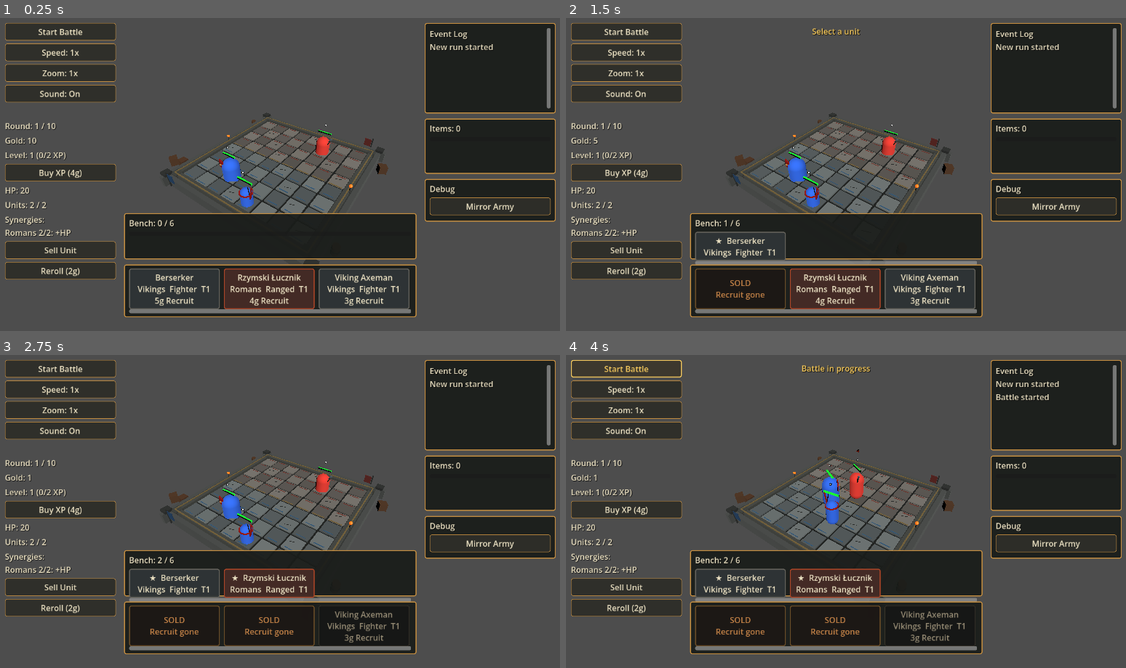
Above: before the commit, frames 1-4 (two rows, left to right).
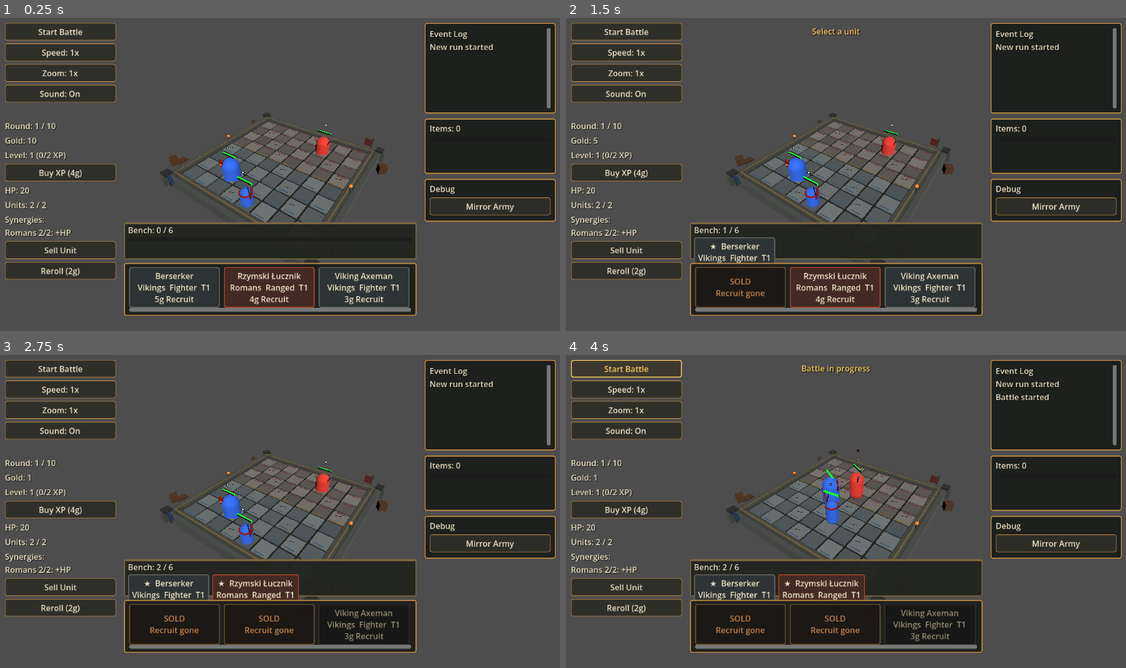
Above: after the commit, the same moments.

Repository: janmgryka-bit/warmarket
Game: Godot game, scene res://scenes/Main.tscn
Same seed, same stepped clock (60 frames per second), same inputs: the game is played once before the commit and once after it.
Inputs:
- Up to frame 1 (0.25 s): no input
- Up to frame 2 (1.5 s): click "Sell Unit" at 0.5 s; click "Berserker Vikings Fighter T1 …" at 1.25 s
- Up to frame 3 (2.75 s): click "Rzymski Łucznik Romans Ranged…" at 2 s
- Up to frame 4 (4 s): click "Start Battle" at 2.75 s; click "Start Battle" at 3.5 s

The runs differ from the first frame. In frame 1, 5.4% of the frame differs, in the area x 22-75%, y 62-96%; in frame 2, 5.9%; in frame 3, 6.6%; in frame 4, 6.6%.

Commit message:
Tighten integrated bench presentation

Diff:
--- a/godot_project/war-market/scenes/Main.tscn
+++ b/godot_project/war-market/scenes/Main.tscn
@@ -329,26 +329,26 @@
 
 [node name="BottomArea" type="VBoxContainer" parent="UI/MainLayout/RootColumns/CenterArea"]
 layout_mode = 2
-custom_minimum_size = Vector2(0, 210)
-theme_override_constants/separation = 10
+custom_minimum_size = Vector2(0, 192)
+theme_override_constants/separation = 7
 mouse_filter = 2
 
 [node name="BenchPanel" type="Panel" parent="UI/MainLayout/RootColumns/CenterArea/BottomArea" unique_id=2100000001]
 layout_mode = 2
-custom_minimum_size = Vector2(0, 92)
+custom_minimum_size = Vector2(0, 74)
 
 [node name="BenchMargin" type="MarginContainer" parent="UI/MainLayout/RootColumns/CenterArea/BottomArea/BenchPanel"]
 anchors_preset = 15
 anchor_right = 1.0
 anchor_bottom = 1.0
-offset_left = 10.0
-offset_top = 8.0
-offset_right = -10.0
-offset_bottom = -8.0
+offset_left = 8.0
+offset_top = 4.0
+offset_right = -8.0
+offset_bottom = -5.0
 
 [node name="BenchContent" type="VBoxContainer" parent="UI/MainLayout/RootColumns/CenterArea/BottomArea/BenchPanel/BenchMargin"]
 layout_mode = 2
-theme_override_constants/separation = 6
+theme_override_constants/separation = 3
 
 [node name="BenchLabel" type="Label" parent="UI/MainLayout/RootColumns/CenterArea/BottomArea/BenchPanel/BenchMargin/BenchContent" unique_id=2100000002]
 layout_mode = 2
@@ -363,7 +363,7 @@
 [node name="BenchItems" type="HBoxContainer" parent="UI/MainLayout/RootColumns/CenterArea/BottomArea/BenchPanel/BenchMargin/BenchContent/BenchScroll" unique_id=2100000003]
 layout_mode = 2
 size_flags_horizontal = 3
-theme_override_constants/separation = 8
+theme_override_constants/separation = 6
 
 [node name="ShopPanel" type="Panel" parent="UI/MainLayout/RootColumns/CenterArea/BottomArea" unique_id=1612883262]
 layout_mode = 2
--- a/godot_project/war-market/scripts/game.gd
+++ b/godot_project/war-market/scripts/game.gd
@@ -144,7 +144,10 @@
 	for panel_path in panel_paths:
 		var panel := get_node_or_null(panel_path)
 		if panel is Panel:
-			style_panel(panel)
+			if panel.name == "BenchPanel":
+				style_bench_panel(panel)
+			else:
+				style_panel(panel)
 
 	style_labels_under($UI)
 	style_buttons_under($UI)
@@ -152,6 +155,16 @@
 
 func style_panel(panel: Panel) -> void:
 	panel.add_theme_stylebox_override("panel", create_ui_stylebox(ui_dark_stone_color, ui_brass_color, 2, 4))
+
+func style_bench_panel(panel: Panel) -> void:
+	var style := create_ui_stylebox(Color(0.13, 0.14, 0.12, 0.94), Color(0.48, 0.40, 0.25, 0.95), 2, 3)
+	style.border_width_top = 4
+	style.border_width_bottom = 2
+	style.content_margin_left = 10
+	style.content_margin_top = 4
+	style.content_margin_right = 10
+	style.content_margin_bottom = 5
+	panel.add_theme_stylebox_override("panel", style)
 
 func style_buttons_under(node: Node) -> void:
 	for child in node.get_children():
@@ -1851,7 +1864,7 @@
 	for i in range(bench_units.size()):
 		var entry = bench_units[i]
 		var button = Button.new()
-		button.custom_minimum_size = Vector2(180, 55)
+		button.custom_minimum_size = Vector2(160, 46)
 		button.text = get_bench_unit_display_name(entry)
 		var unit_id = entry.get("unit_id", "")
 		var data: Dictionary = unit_database.get_unit_data(unit_id)
